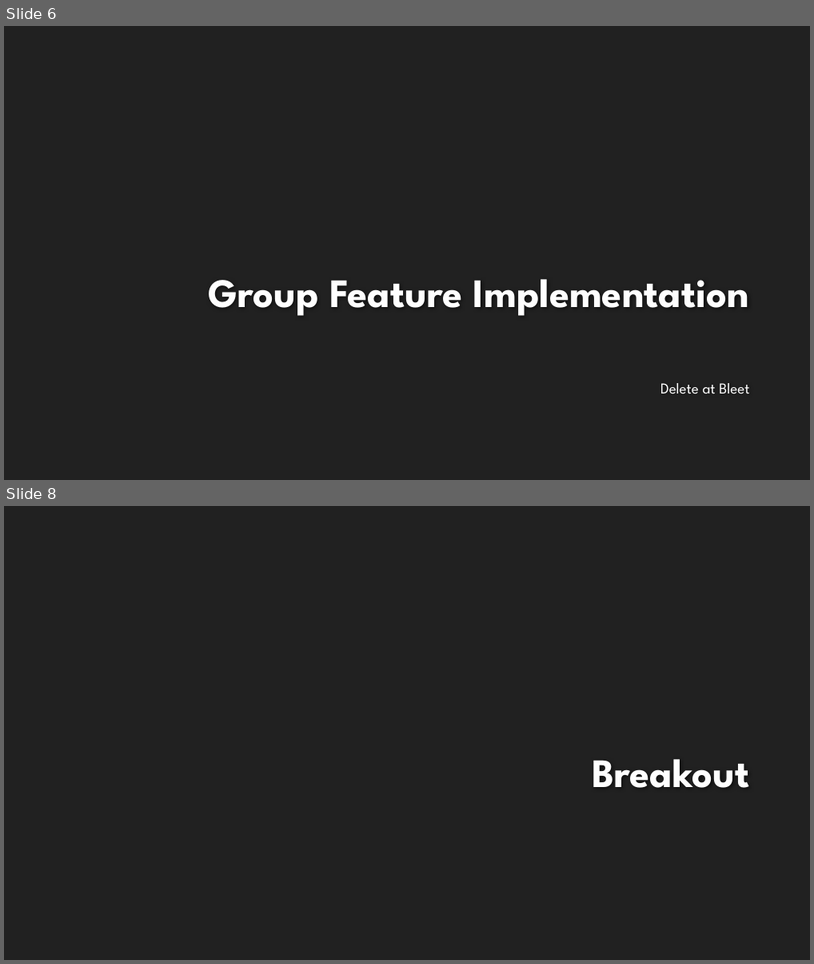
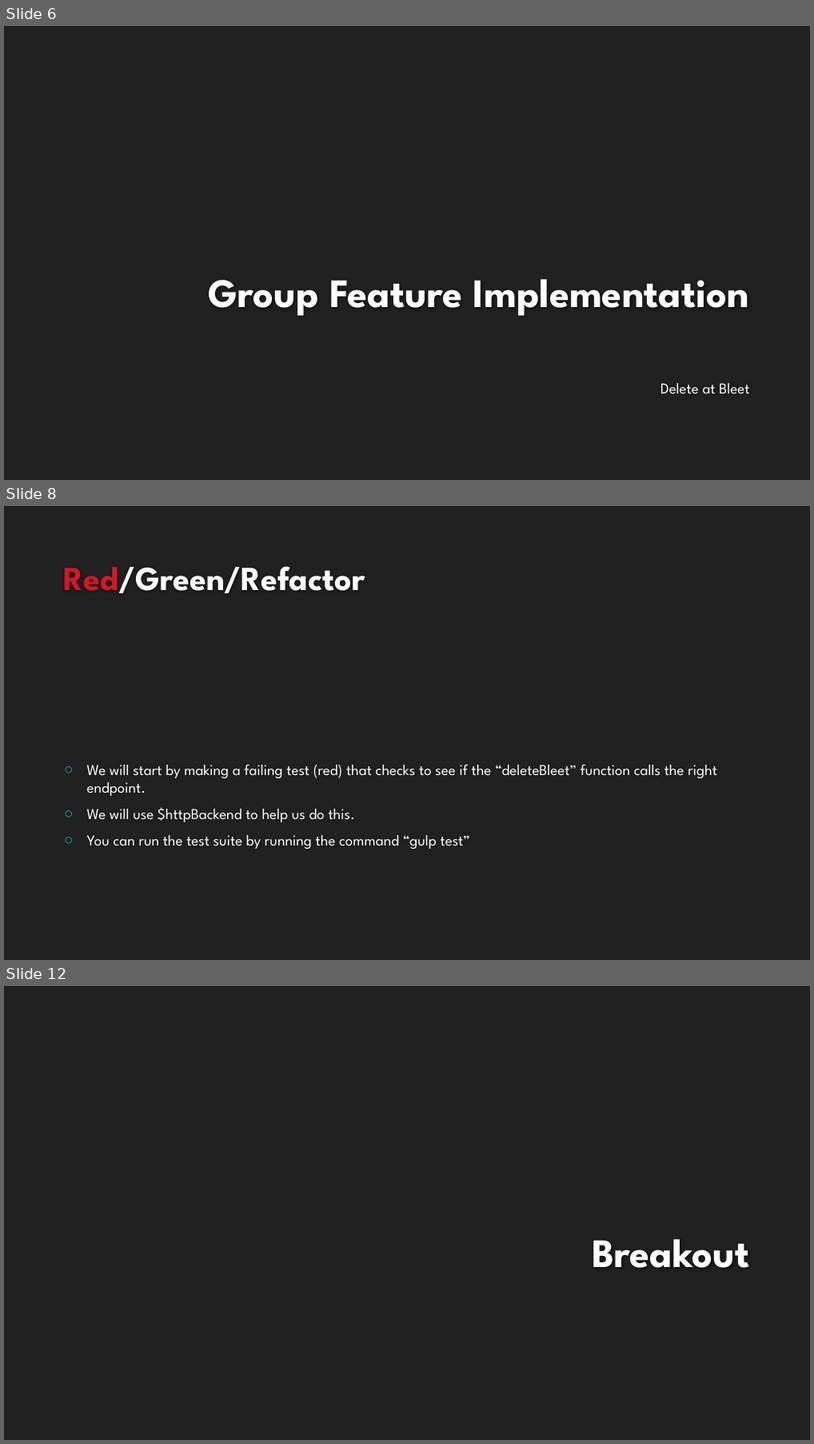
Before and after one commit to francesco-desensi/tdd-workshop, a slide deck: doc/TDD Workshop - TDD In Practice with AngularJS - Hands-on.pptx. Shown one above the other, each under a label of ours: slides 6 and 8 before the commit, slides 6, 8 and 12 after it; the slides between them are not shown. The pictures are 814x964 and 814x1444 pixels, drawn with LibreOffice and Linux fonts; fonts in the diff are those of the drawing; background and template pictures are left out. Boxes give left, top, right and bottom in pixels: in the first picture for what was removed or moved away, otherwise in the second. Text is boxed around its words. In the diff, an @@ line names an element or a change of style, - is before the commit and + after.

```diff
--- a/doc/TDD Workshop - TDD In Practice with AngularJS - Hands-on.pptx
+++ b/doc/TDD Workshop - TDD In Practice with AngularJS - Hands-on.pptx
@@ slide 8 added at <box>4,506,810,960</box>, background #212121 @@
@@ title added at <box>64,566,366,593</box>, 40 pt, text #FEFEFE, bold @@
+Red/Green/Refactor
@@ text added at <box>87,764,718,848</box>, 18 pt, text #FFFFFF @@
+○ We will start by making a failing test (red) that checks to see if the “deleteBleet” function calls the right endpoint.
+○ We will use $httpBackend to help us do this.
+○ You can run the test suite by running the command “gulp test”
@@ what was slide 8 is now slide 12 @@
```
Also in this commit, not shown: 1 slide changed, 3 other slides added.
